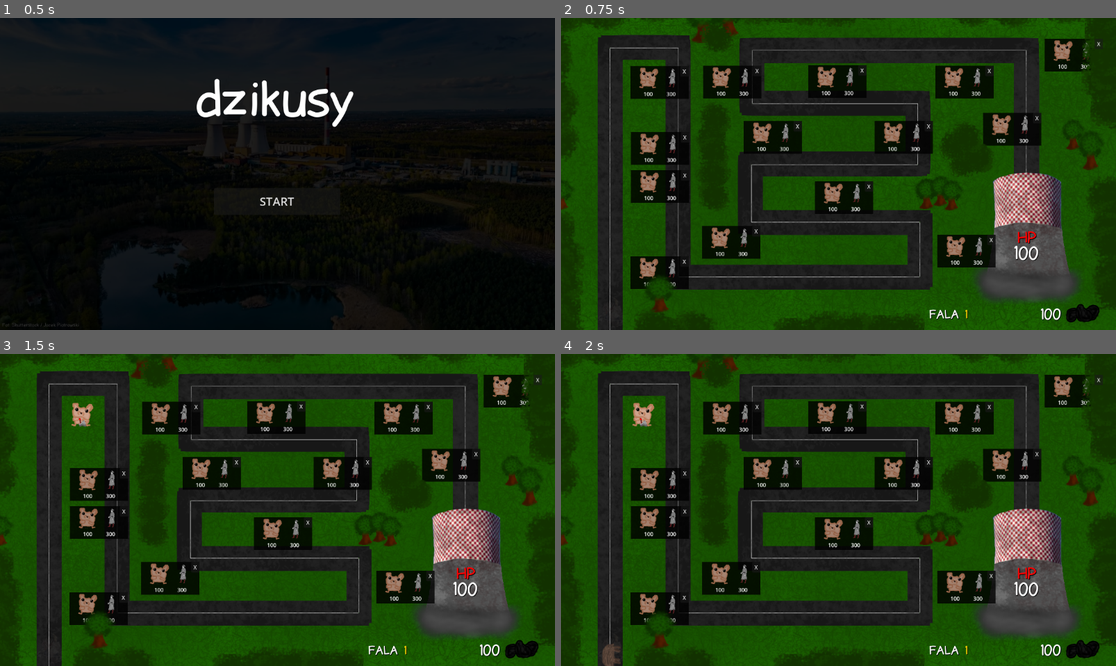
Above: before the commit, frames 1-4 (two rows, left to right).
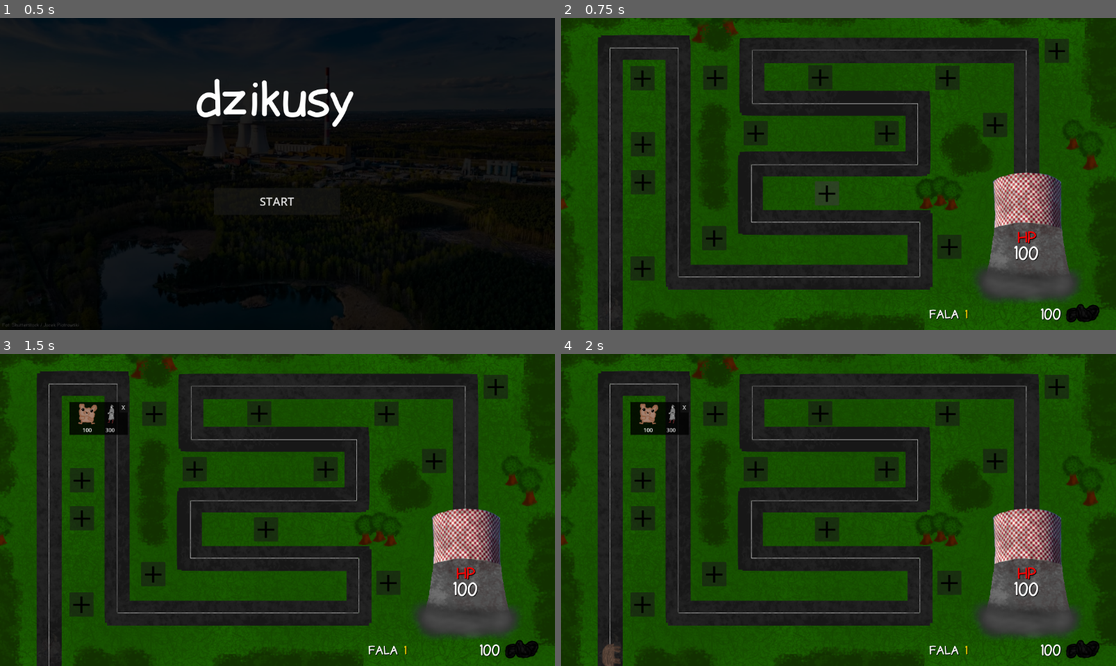
Above: after the commit, the same moments.

Repository: niejajestem/hackathon_ckziu
Game: Godot game, scene res://scenes/mainmenuUI.tscn
The game is run twice, just before and just after one commit, with the same random seed, the same clock (stepped at 60 frames per second) and the same inputs.
Inputs (mouse positions are in pixels of both pictures, inside the frame that each line leads up to):
- Up to frame 1 (0.5 s): no input
- Up to frame 2 (0.75 s): click "START" at 0.5 s
- Up to frame 3 (1.5 s): click (83, 413) at 1.27 s
- Up to frame 4 (2 s): no input

Frame 1 is identical in both runs. In frame 2, 13% of the frame differs, in the area x 12-98%, y 6-95%; in frame 3, 13%; in frame 4, 13%.

Commit message:
Fixed dzik spawning

Diff:
--- a/new-game-project/scenes/chomik_bullet_spawner.gd
+++ b/new-game-project/scenes/chomik_bullet_spawner.gd
@@ -9,7 +9,6 @@
 	$BulletTimer.start()
 
 func _on_bullet_timer_timeout():
-	print(damage)
 	if !$"..".dziks.is_empty():
 		var nearestDzik = getNearestDzik()
 		shoot(nearestDzik)
--- a/new-game-project/scenes/game.gd
+++ b/new-game-project/scenes/game.gd
@@ -6,6 +6,8 @@
 var secondsPassed = 0
 var dzikCount = 0
 var wave = 0
+var spawnedDziks = 0
+
 
 func _on_timer_timeout() -> void:
 	secondsPassed += 1
@@ -13,6 +15,7 @@
 func finishWave():
 	wave += 1
 	dzikCount = 3*wave
+	spawnedDziks = 0
 	coal += 10*wave
 	$coalCounter.text = "%d" % coal
 	$falaCounter.text = "%d" % wave
@@ -28,24 +31,25 @@
 func _ready() -> void:
 	finishWave() # On first start
 
-func _on_path_2d_child_exiting_tree(node: Node) -> void:
-	print("Killed a dzik")
-	coal += 5
-	$coalCounter.text = "%d" % coal
-
-	print($"../Path2D".get_child_count())
-	if $"../Path2D".get_child_count() == 1: # 1, bo count sie zmniejsza dopiero po wywolaniu tej funkcji
-		print("Killed all dziks")
-		finishWave()
-
-
-var spawnedDziks = 0
 func _on_dzik_spawn_timer_timeout() -> void:
 	if spawnedDziks < dzikCount:
 		var dzik = spawn_dzik.instantiate()
 		$"../Path2D".add_child(dzik)
 		spawnedDziks += 1
-		print("Spawned a dzik")
+		#print("Spawned a dzik")
+		print(spawnedDziks, dzikCount)
 	else:
 		spawnedDziks = 0
 		$dzikSpawnTimer.stop()
+		print(spawnedDziks, dzikCount)
+
+func _on_path_2d_child_exiting_tree(node: Node) -> void:
+	#print("Killed a dzik")
+	coal += 5
+	$coalCounter.text = "%d" % coal
+
+	if $"../Path2D".get_child_count() == 1: # 1, bo count sie zmniejsza dopiero po wywolaniu tej funkcji
+
+		if(spawnedDziks == dzikCount):
+			print("Killed all dziks")
+			finishWave()
--- a/new-game-project/scenes/map.tscn
+++ b/new-game-project/scenes/map.tscn
@@ -93,7 +93,6 @@
 [node name="Drzewo3" type="Sprite2D" parent="env"]
 position = Vector2(205, 573)
 scale = Vector2(1.39064, 1.23438)
-texture = ExtResource("3_e0an3")
 
 [node name="Drzewo3" type="Sprite2D" parent="env/Drzewo3"]
 position = Vector2(-147.414, -166.885)
Not shown: 1 places in new-game-project/scenes/towerPlace.tscn that only renumber resources
